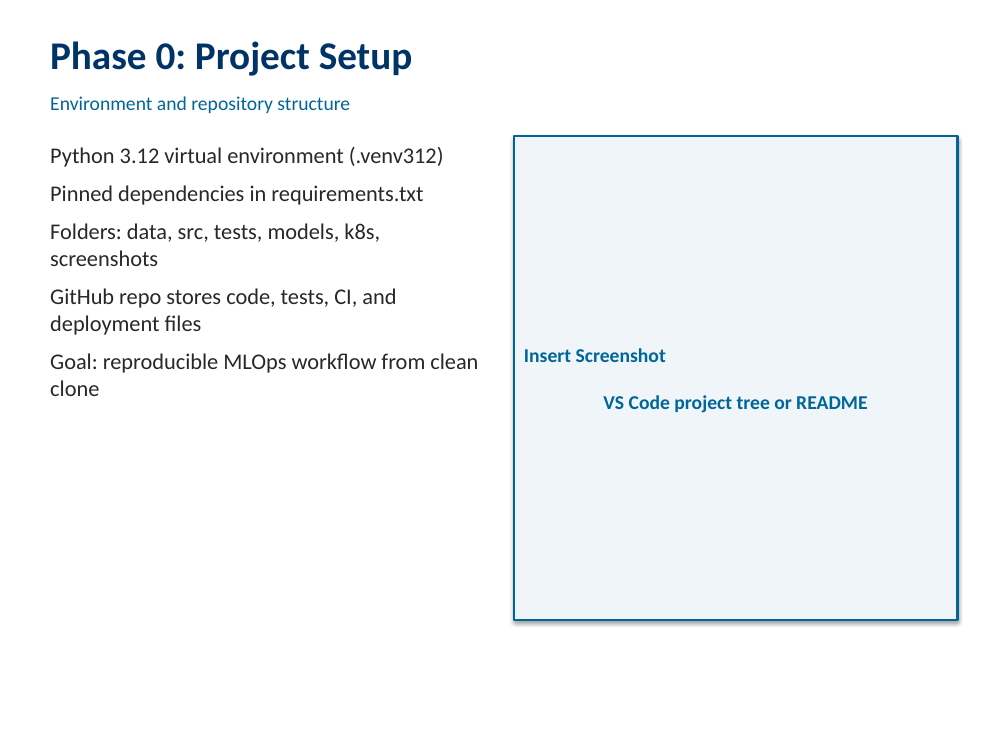
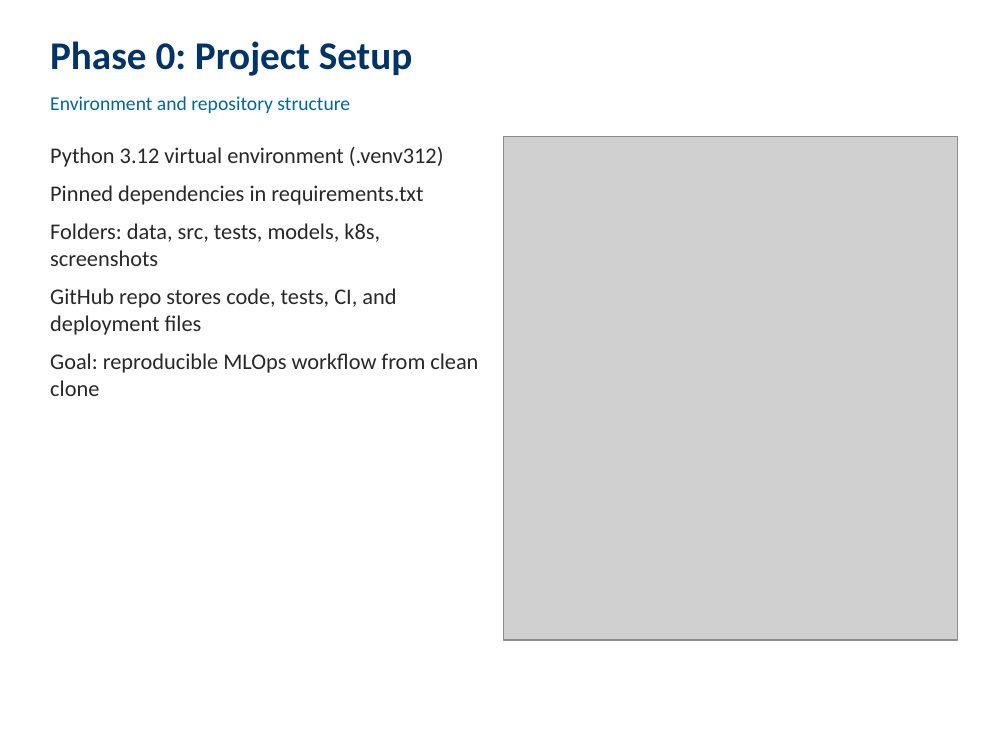
Before and after one commit to srimannarayanbharadwaj/MLOps-Assignment, a slide deck: slide 3 of report/VIDEO_PRESENTATION.pptx. Drawn at 1008x756 pixels with LibreOffice and Linux fonts; fonts in the diff are those of the drawing; grey boxes stand for pictures. Boxes give left, top, right and bottom in pixels: in the first picture for what was removed or moved away, otherwise in the second. Text is boxed around its words. In the diff, an @@ line names an element or a change of style, - is before the commit and + after.

```diff
--- a/report/VIDEO_PRESENTATION.pptx
+++ b/report/VIDEO_PRESENTATION.pptx
@@ picture added at (504, 136, 958, 640) @@
@@ rectangle removed at (514, 136, 958, 620) @@
-Insert Screenshot
-VS Code project tree or README
```
Also in this commit, not shown: 10 other slides changed, 2 other files.
